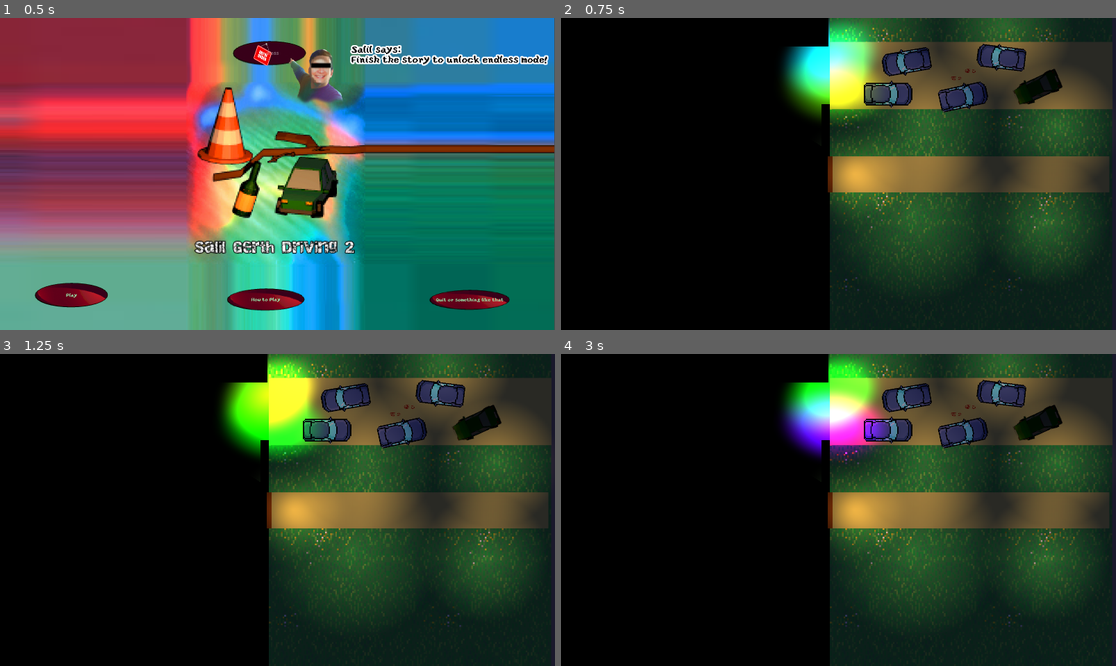
Above: before the commit, frames 1-4 (two rows, left to right).
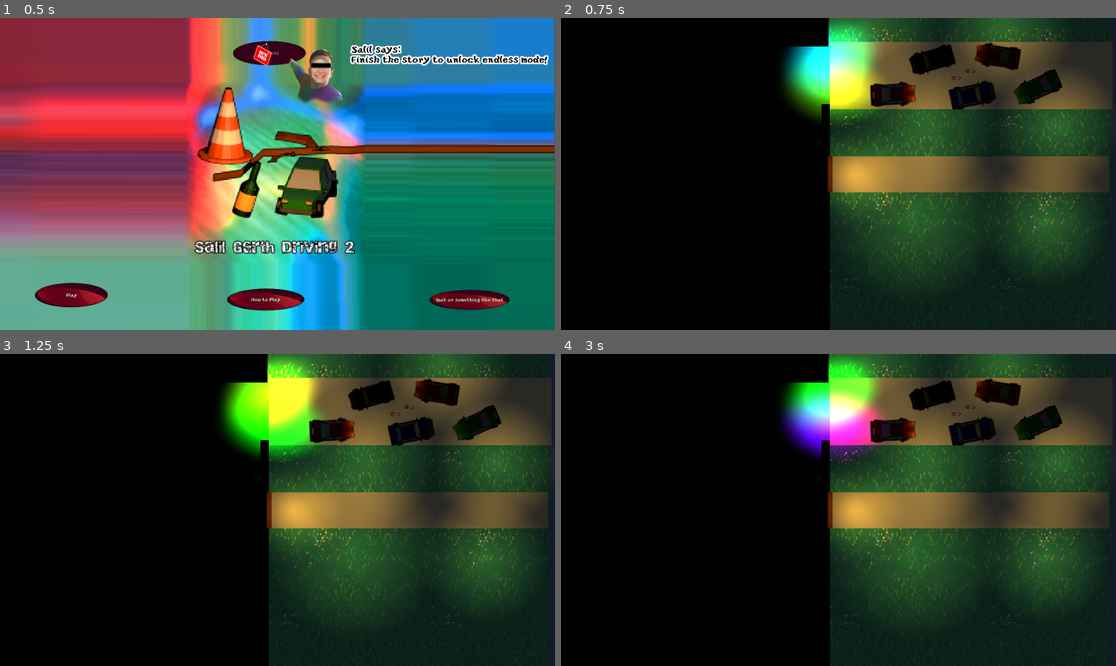
Above: after the commit, the same moments.

Repository: tudorhutu/Salil-Gerth-Driving-2
Game: Godot game, scene res://Scenes/main_menu.tscn
Two runs of this game, one before a commit and one after it. Both use one fixed random seed, a clock stepped at 60 frames per second and the inputs below. Sound files missing from this copy of the repository are replaced by a short silence.
Inputs (mouse positions are in pixels of both pictures, inside the frame that each line leads up to):
- Up to frame 1 (0.5 s): no input
- Up to frame 2 (0.75 s): click "Play" at 0.5 s
- Up to frame 3 (1.25 s): no input
- Up to frame 4 (3 s): move the mouse to (960, 494) at 1.27 s; hold Right (ui_right) 1.28-2.03 s; move the mouse to (727, 525) at 2.02 s; hold Left (ui_left) 2.03-2.78 s; move the mouse to (894, 441) at 2.77 s; hold Right (ui_right) from 2.78 s (still down)

Frame 1 is identical in both runs. In frame 2, 2.7% of the frame differs, in the area x 54-84%, y 7-31%; in frame 3, 2.7%; in frame 4, 2.8%.

Commit message:
intro add salil2, change cars, change dialogue

Diff:
--- a/Scenes/Cutscenes/Intro.tscn
+++ b/Scenes/Cutscenes/Intro.tscn
@@ -1,17 +1,19 @@
-[gd_scene load_steps=26 format=3 uid="uid://ed1ecc7dj77i"]
+[gd_scene load_steps=28 format=3 uid="uid://ed1ecc7dj77i"]
 
 [ext_resource type="Script" path="res://Scripts/intro.gd" id="1_kdjh1"]
 [ext_resource type="Texture2D" uid="uid://c7rp4c5h010st" path="res://Textures/Parallax/background-1_0.png" id="2_wiy02"]
 [ext_resource type="Texture2D" uid="uid://bet678qds0puo" path="res://Textures/2d_lights_and_shadows_neutral_point_light.png" id="3_1xkhv"]
-[ext_resource type="Texture2D" uid="uid://cgxpyw1d4frpm" path="res://Textures/Cutscenes/grass.png" id="4_t81wa"]
+[ext_resource type="Texture2D" uid="uid://bpt7ddplcpl1m" path="res://Textures/Cutscenes/grass.png" id="4_t81wa"]
 [ext_resource type="Shader" path="res://Shaders/color_replace_keep_alpha.gdshader" id="6_qjfeb"]
-[ext_resource type="Texture2D" uid="uid://cawocnamf62vn" path="res://Textures/Cutscenes/footprint.png" id="7_1cvth"]
-[ext_resource type="Texture2D" uid="uid://dd00vmdgy3e28" path="res://Textures/png-clipart-car-pixel-art-pixel-rectangle-symmetry-thumbnail.png" id="7_7xh8n"]
-[ext_resource type="AudioStream" uid="uid://wsoqh87fl8c" path="res://Sounds/Cutscenes/car_ignition.wav" id="12_6c8lf"]
+[ext_resource type="Texture2D" uid="uid://daycmitiy0q8y" path="res://Textures/Cutscenes/footprint.png" id="7_1cvth"]
+[ext_resource type="Texture2D" uid="uid://cvew4tppscxs8" path="res://Textures/Cutscenes/salil2.png" id="8_7okfb"]
+[ext_resource type="Texture2D" uid="uid://bhtdj508t3awx" path="res://Textures/Obstacles/DynamicObstacles/car1.png" id="9_6xw0k"]
+[ext_resource type="Texture2D" uid="uid://cqetoc7cdmcmf" path="res://Textures/Obstacles/DynamicObstacles/car2.png" id="10_8sgyn"]
+[ext_resource type="AudioStream" uid="uid://qmkixe3juam1" path="res://Sounds/Cutscenes/car_ignition.wav" id="12_6c8lf"]
 [ext_resource type="Shader" path="res://Shaders/alpha_replace_color.gdshader" id="12_gdwuy"]
-[ext_resource type="AudioStream" uid="uid://ctkc01msa64wf" path="res://Sounds/Cutscenes/car_engine.wav" id="13_yu44l"]
-[ext_resource type="AudioStream" uid="uid://xtkebgx3cqti" path="res://Sounds/Cutscenes/night_ambient.mp3" id="14_r43kt"]
-[ext_resource type="Texture2D" uid="uid://we52i6dqiffn" path="res://Textures/Cutscenes/salil.png" id="16_8aes7"]
+[ext_resource type="AudioStream" uid="uid://bg2210iurokuo" path="res://Sounds/Cutscenes/car_engine.wav" id="13_yu44l"]
+[ext_resource type="AudioStream" uid="uid://c500672qbs7j5" path="res://Sounds/Cutscenes/night_ambient.mp3" id="14_r43kt"]
+[ext_resource type="Texture2D" uid="uid://d3g2jkf48xmgs" path="res://Textures/Cutscenes/salil.png" id="16_8aes7"]
 [ext_resource type="Texture2D" uid="uid://b2hvrgb5hm5oo" path="res://Textures/untitled.png" id="17_6b76d"]
 [ext_resource type="Texture2D" uid="uid://bx6o8swk4lyi0" path="res://Textures/istockphoto-1365709788-612x612.png" id="18_sn7ik"]
 
@@ -596,30 +598,6 @@
 scale = Vector2(0.017, -0.017)
 texture = ExtResource("7_1cvth")
 
-[node name="Sprite2D" type="Sprite2D" parent="HouseRoot/Yard"]
-position = Vector2(2803, 335)
-rotation = 1.69294
-scale = Vector2(0.181755, 0.181755)
-texture = ExtResource("7_7xh8n")
-
-[node name="Sprite2D2" type="Sprite2D" parent="HouseRoot/Yard"]
-position = Vector2(2537, 421)
-rotation = 4.71582
-scale = Vector2(0.181755, 0.181755)
-texture = ExtResource("7_7xh8n")
-
-[node name="Sprite2D4" type="Sprite2D" parent="HouseRoot/Yard"]
-position = Vector2(2714, 427)
-rotation = 4.49949
-scale = Vector2(0.181755, 0.181755)
-texture = ExtResource("7_7xh8n")
-
-[node name="Sprite2D3" type="Sprite2D" parent="HouseRoot/Yard"]
-position = Vector2(2580, 345)
-rotation = 7.68265
-scale = Vector2(0.181755, 0.181755)
-texture = ExtResource("7_7xh8n")
-
 [node name="House" type="Node2D" parent="HouseRoot"]
 
 [node name="CanvasLayer" type="CanvasLayer" parent="HouseRoot/House"]
@@ -732,10 +710,11 @@
 
 [node name="Salil2" type="Sprite2D" parent="HouseRoot/House/CanvasLayer"]
 material = SubResource("ShaderMaterial_7515q")
+use_parent_material = true
 position = Vector2(-722, 603)
 rotation = -6.29707
 scale = Vector2(0.0480061, 0.0474032)
-texture = ExtResource("16_8aes7")
+texture = ExtResource("8_7okfb")
 metadata/_edit_lock_ = true
 
 [node name="Salil" type="Sprite2D" parent="HouseRoot/House/CanvasLayer"]
@@ -745,6 +724,18 @@
 scale = Vector2(0.0480061, 0.0474032)
 texture = ExtResource("16_8aes7")
 metadata/_edit_lock_ = true
+
+[node name="Car1" type="Sprite2D" parent="HouseRoot/House/CanvasLayer"]
+position = Vector2(-410, 340)
+rotation = 1.28922
+scale = Vector2(1.16772, 1.16772)
+texture = ExtResource("9_6xw0k")
+
+[node name="Car2" type="Sprite2D" parent="HouseRoot/House/CanvasLayer"]
+position = Vector2(-255, 331)
+rotation = 1.7058
+scale = Vector2(1.18174, 1.18174)
+texture = ExtResource("10_8sgyn")
 
 [node name="Car" type="Sprite2D" parent="."]
 position = Vector2(-162, 406)
@@ -814,7 +805,7 @@
 offset_right = -539.0
 offset_bottom = 618.0
 theme_override_font_sizes/font_size = 20
-text = "Eh, what could go wrong?"
+text = "Eh, nothing can go wrong"
 
 [node name="AudioStreamPlayer" type="AudioStreamPlayer" parent="."]
 
@@ -851,4 +842,16 @@
 wait_time = 37.0
 autostart = true
 
+[node name="Car1" type="Sprite2D" parent="."]
+position = Vector2(-314, 424)
+rotation = -1.78067
+scale = Vector2(1.19809, 1.19809)
+texture = ExtResource("9_6xw0k")
+
+[node name="Car2" type="Sprite2D" parent="."]
+position = Vector2(-502, 422)
+rotation = -1.64014
+scale = Vector2(1.19607, 1.19607)
+texture = ExtResource("10_8sgyn")
+
 [connection signal="timeout" from="Timer" to="." method="_on_timer_timeout"]
Binary file added: Textures/Cutscenes/salil2.png
